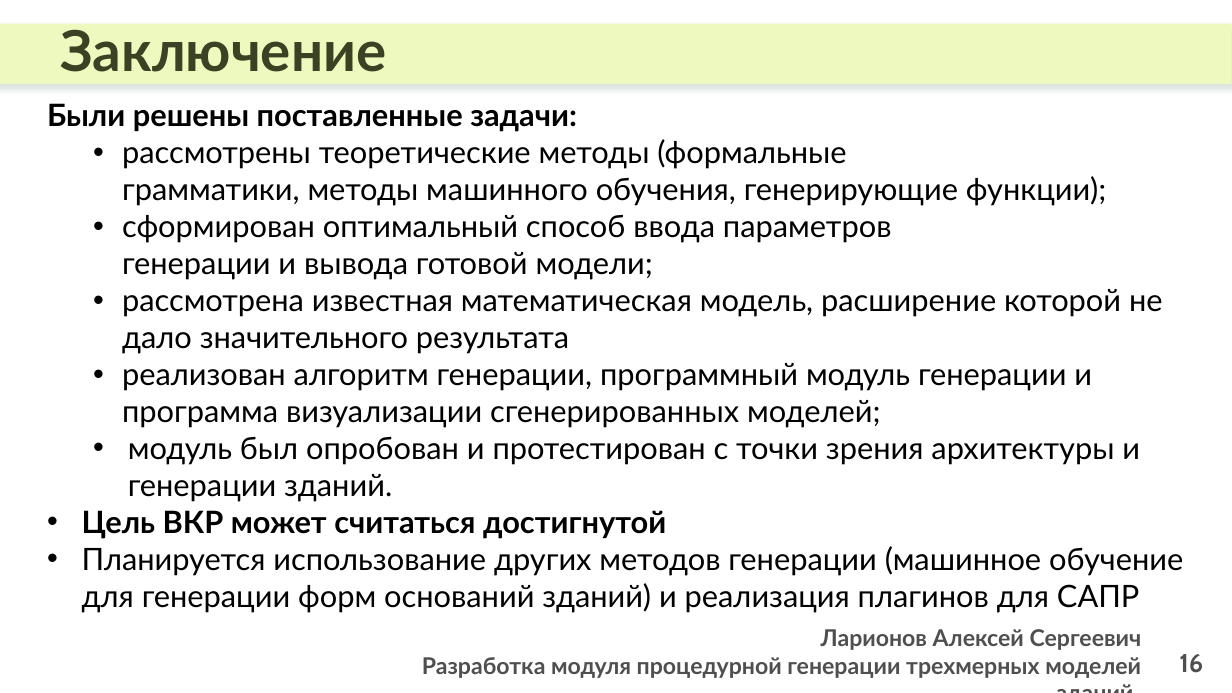
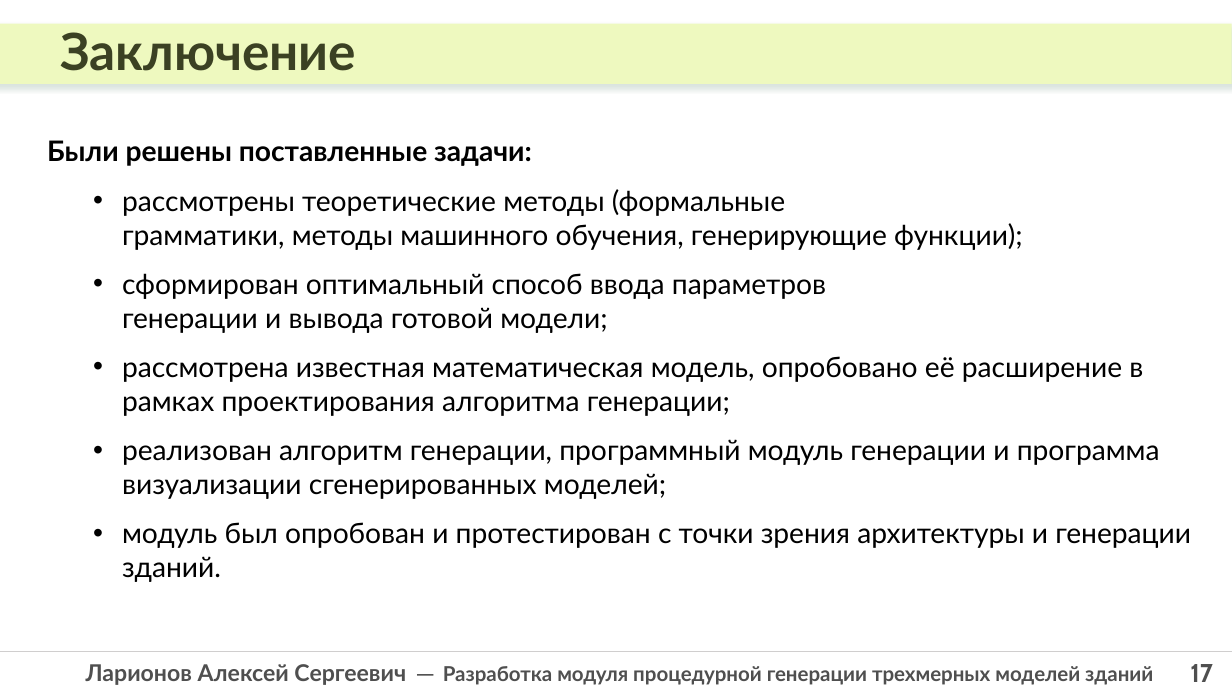
Before and after one commit to laralex/polytech-bachelor-thesis, a slide deck: slide 17 of defence/Ларионов_АС_ВКР_слайды.pptx (slide 16 before the commit). Drawn at 1232x693 pixels with LibreOffice and Linux fonts; fonts in the diff are those of the drawing. Boxes give left, top, right and bottom in pixels: in the first picture for what was removed or moved away, otherwise in the second. Text is boxed around its words. In the diff, an @@ line names an element or a change of style, - is before the commit and + after.

```diff
--- a/defence/Ларионов_АС_ВКР_слайды.pptx
+++ b/defence/Ларионов_АС_ВКР_слайды.pptx
@@ text "Заключение" at box(60, 32, 356, 71): size 44 to 40 pt @@
@@ text "Были решены поставленные задачи:": place and size @@
-text "Были решены поставленные задачи:" at box(47, 103, 1183, 613)
+text "Были решены поставленные задачи:" at box(47, 140, 1191, 582)
@@ text at box(47, 140, 1191, 582): size 24 to 22 pt in "Были решены поставленные задачи:", "рассмотрены теоретические методы (формальные грамматики, мет ...", "сформирован оптимальный способ ввода параметров генерации и ...", "реализован алгоритм генерации, программный модуль генерации  ..." and 1 more places; more space between paragraphs; indent changed @@
@@ text at box(122, 356, 1143, 416): text changed; size 24 to 22 pt @@
-  • рассмотрена известная математическая модель, расширение которой не дало значительного результата
+  • рассмотрена известная математическая модель, опробовано её расширение в рамках проектирования алгоритма генерации;
@@ text at box(82, 510, 1183, 613): paragraphs removed @@
-• Цель ВКР может считаться достигнутой
-• Планируется использование других методов генерации (машинное обучение для генерации форм оснований зданий) и реализация плагинов для САПР
@@ line added from (0, 652) to (1232, 652), #D0CECE 1 pt @@
@@ page number removed at box(1179, 654, 1203, 673) @@
-16
@@ text at box(86, 664, 1153, 685): text changed; size 18 to 16 pt @@
-Ларионов Алексей Сергеевич
-Разработка модуля процедурной генерации трехмерных моделей зданий
+Ларионов Алексей Сергеевич ─ Разработка модуля процедурной генерации трехмерных моделей зданий
@@ page number added at box(1190, 664, 1213, 682), 20 pt, text #4F4F4F, bold @@
+17
```
Also in this commit, not shown: 14 other slides changed, 1 slide added, 3 other files.
